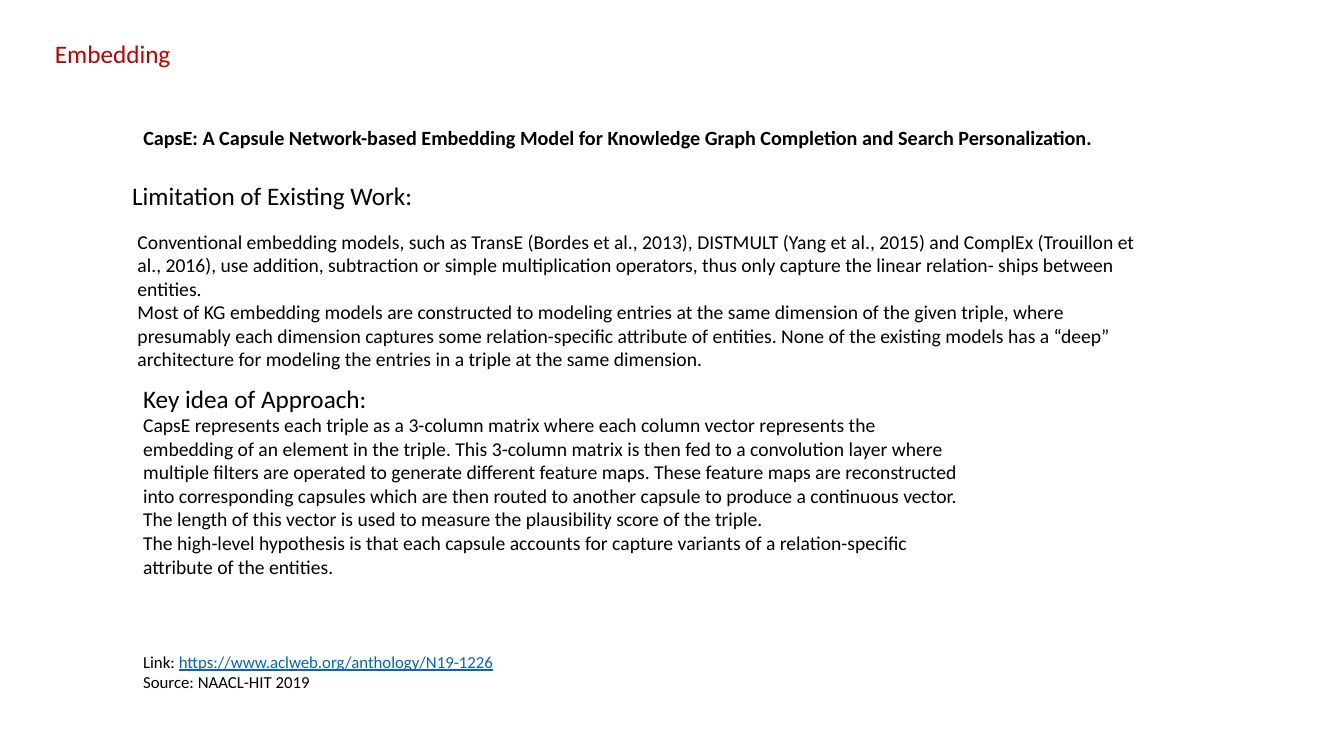
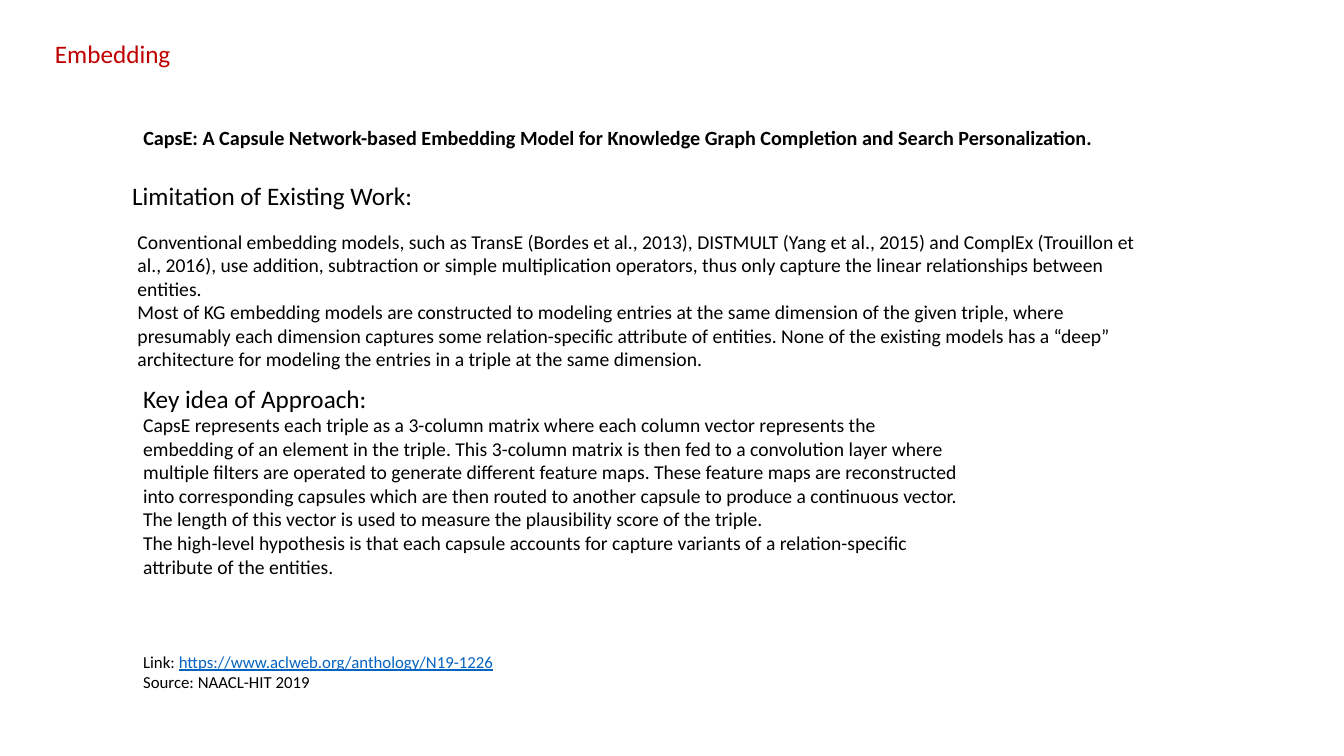
Before and after one commit to sylviawangfr/KGpaper, a slide deck: slide 15 of slides.pptx. Drawn at 1344x756 pixels with LibreOffice and Linux fonts; fonts in the diff are those of the drawing. Boxes give left, top, right and bottom in pixels: in the first picture for what was removed or moved away, otherwise in the second. Text is boxed around its words. In the diff, an @@ line names an element or a change of style, - is before the commit and + after.

```diff
--- a/slides.pptx
+++ b/slides.pptx
@@ text at <box>137,235,1134,296</box>: text changed @@
-Conventional embedding models, such as TransE (Bordes et al., 2013), DISTMULT (Yang et al., 2015) and ComplEx (Trouillon et al., 2016), use addition, subtraction or simple multiplication operators, thus only capture the linear relation- ships between entities.
+Conventional embedding models, such as TransE (Bordes et al., 2013), DISTMULT (Yang et al., 2015) and ComplEx (Trouillon et al., 2016), use addition, subtraction or simple multiplication operators, thus only capture the linear relationships between entities.
```
Also in this commit, not shown: 7 other slides changed, 3 slides added, 1 slide removed, 2 other files.
